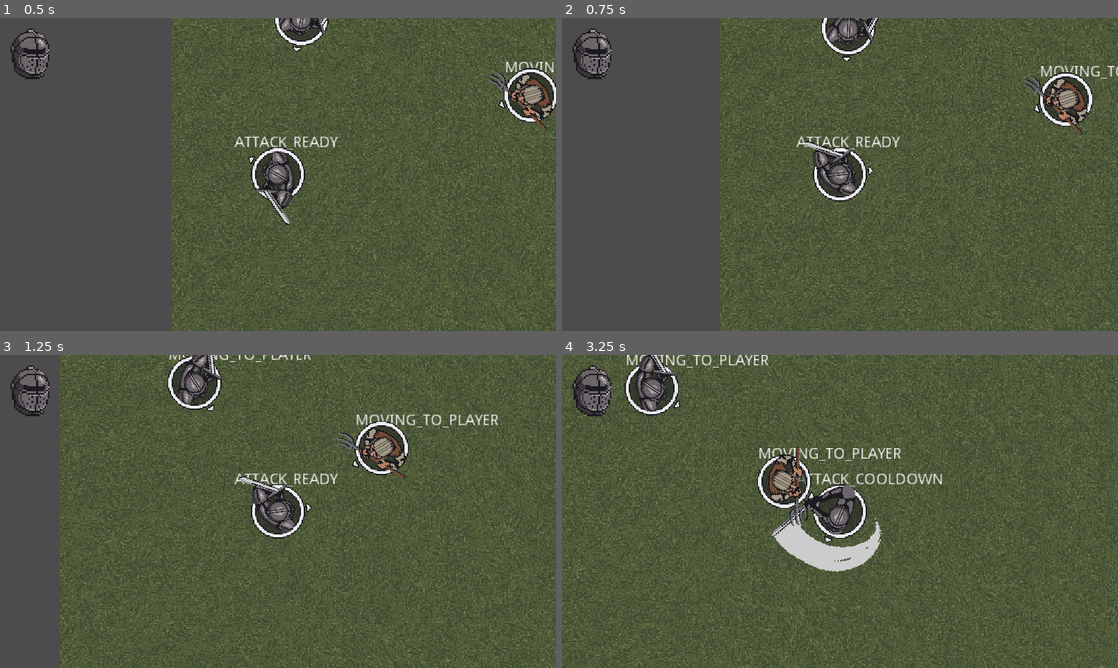
Above: before the commit, frames 1-4 (two rows, left to right).
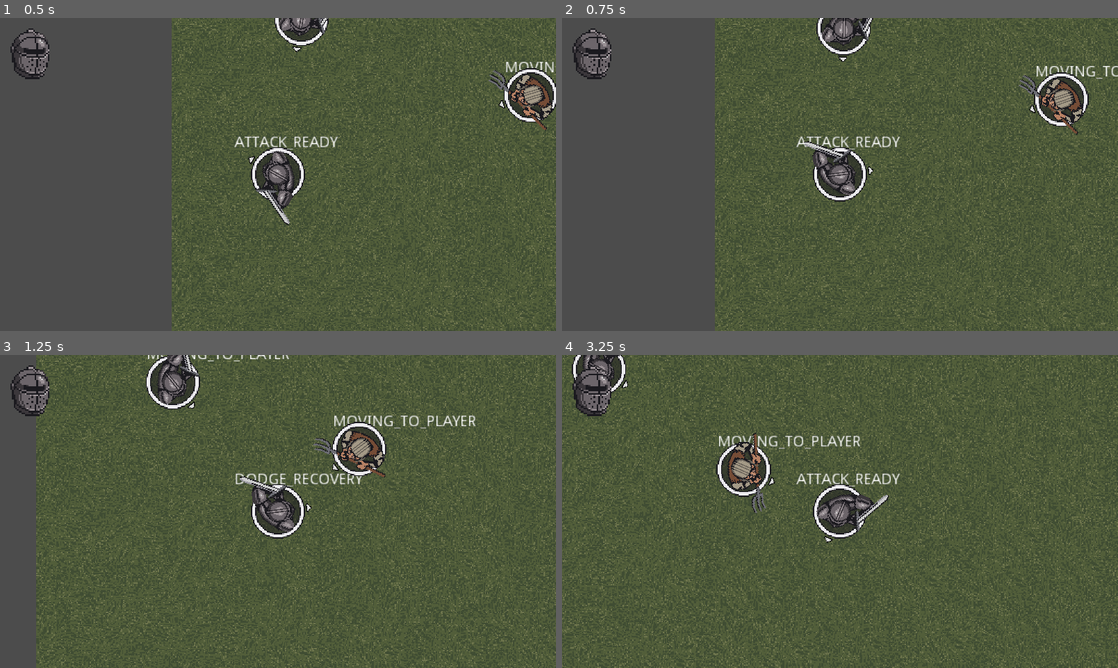
Above: after the commit, the same moments.

Repository: BGuerrero825/Slasher
Game: Godot game, scene res://Base.tscn
Same seed, same stepped clock (60 frames per second), same inputs: the game is played once before the commit and once after it.
Inputs (mouse positions are in pixels of both pictures, inside the frame that each line leads up to):
- Up to frame 1 (0.5 s): no input
- Up to frame 2 (0.75 s): move the mouse to (962, 158) at 0.52 s; hold D (move_right) from 0.53 s (still down); tap 5 (5) at 0.6 s
- Up to frame 3 (1.25 s): keep holding D (move_right); tap Space (dodge) at 0.8 s
- Up to frame 4 (3.25 s): move the mouse to (728, 527) at 1.27 s; release D (move_right) at 1.28 s; hold S (move_down) 1.28-2.03 s; tap Space (dodge) at 1.35, 2.3 s; tap 5 (5) at 1.55, 2.1, 3.05 s; move the mouse to (895, 442) at 2.02 s; hold D (move_right) 2.03-2.78 s; move the mouse to (812, 574) at 2.77 s; hold Up (move_up) from 2.78 s (still down); click (812, 574) at 2.85 s

Frame 1 is identical in both runs. In frame 2, 12% of the frame differs, in the area x 27-100%, y 0-100%; in frame 3, 18%; in frame 4, 21%, in the area x 0-100%, y 0-100%.

Commit message:
anim and gameplay values update

Diff:
--- a/code/player.gd
+++ b/code/player.gd
@@ -4,18 +4,18 @@
 export var player_health = 40
 
 #movement constants
-export var MAX_SPEED := 115.0
-export var ACCELERATION := 600.0
-export var FRICTION := 450.0
-
-export var LIGHT_ATTACK_COOLDOWN_TIME := .5
+export var MAX_SPEED := 150.0
+export var ACCELERATION := 800.0
+export var FRICTION := 550.0
+
+export var LIGHT_ATTACK_COOLDOWN_TIME := .55
 export var HEAVY_ATTACK_COOLDOWN_TIME := 1.0
 export var PARRY_COOLDOWN_TIME := .4
 
 export var PARRY_INVINCIBILITY_TIME := .8
 
-export var LIGHT_ATTACK_WINDOW := .8
-export var HEAVY_ATTACK_WINDOW := .5
+export var LIGHT_ATTACK_WINDOW := .4
+export var HEAVY_ATTACK_WINDOW := 1
 
 export var LIGHT_ATTACK_DMG := 1
 export var HEAVY_ATTACK_DMG := 2
@@ -23,12 +23,12 @@
 export var KNOCKBACK_TIME := 0.1  # total time spent in knockback
 export var KNOCKBACK_STRENGTH := 40.0  # knockback strength
 
-export var DODGE_TIMER = 0.15
-export var DODGE_COOLDOWN_TIME := 1.0
-export var DODGE_IMPULSE := 400
+export var DODGE_TIMER = 0.2
+export var DODGE_COOLDOWN_TIME := 0.50
+export var DODGE_IMPULSE := 375
 
 enum {ATTACK_READY, LIGHT_WINDUP, HEAVY_WINDUP, LIGHT_ATTACKING,
-		HEAVY_ATTACKING, ATTACK_COOLDOWN, PARRY, KNOCKBACK, DODGE}
+		HEAVY_ATTACKING, ATTACK_COOLDOWN, PARRY, KNOCKBACK, DODGE, DODGE_RECOVERY}
 
 var current_state := ATTACK_READY
 
@@ -38,6 +38,7 @@
 var current_damage := 0.0
 var last_dmg_source = self
 
+var input_vector := Vector2.ZERO
 var velocity := Vector2.ZERO
 var mouse_angle := 0.0
 var movement_allowed := true
@@ -116,13 +117,15 @@
 			$debug_state.text = 'DODGE'
 			animation.play("Dodge")
 			if dodge_allowed:
-				velocity = velocity.normalized() * DODGE_IMPULSE
-
+				velocity = input_vector.normalized() * DODGE_IMPULSE
 			movement_allowed = false
 			dodge_allowed = false
 			invincible = true
 			if not $dodge_timer.time_left > 0:
 				$dodge_timer.start(DODGE_TIMER)
+
+		DODGE_RECOVERY:
+			$debug_state.text = 'DODGE_RECOVERY'
 			if not $dodge_cooldown_timer.time_left > 0:
 				$dodge_cooldown_timer.start(DODGE_COOLDOWN_TIME)
 
@@ -139,7 +142,7 @@
 	# MOVEMENT CODE
 	#set input vector based on input strength from x axis (a/d) and y axis (w/s)
 	if movement_allowed:
-		var input_vector = Vector2.ZERO
+		input_vector = Vector2.ZERO
 		input_vector.x = Input.get_action_strength("move_right") - Input.get_action_strength("move_left")
 		input_vector.y = Input.get_action_strength("move_down") - Input.get_action_strength("move_up")
 		input_vector = input_vector.normalized()
@@ -208,7 +211,7 @@
 
 
 func _on_dodge_timer_timeout():
-	current_state = ATTACK_READY
+	current_state = DODGE_RECOVERY
 	movement_allowed = true
 	invincible = false
 	velocity = Vector2(0.0, 0.0)
@@ -216,3 +219,4 @@
 
 func _on_dodge_cooldown_timer_timeout():
 	dodge_allowed = true
+	current_state = ATTACK_READY
--- a/objects/knight.tscn
+++ b/objects/knight.tscn
@@ -5,3 +5,6 @@
 
 [node name="knight" instance=ExtResource( 2 )]
 script = ExtResource( 1 )
+
+[node name="character" parent="center" index="1"]
+vframes = 6
--- a/objects/npc.tscn
+++ b/objects/npc.tscn
@@ -15,7 +15,7 @@
 [sub_resource type="CircleShape2D" id=3]
 
 [sub_resource type="Animation" id=4]
-length = 0.9
+length = 1.2
 step = 0.05
 tracks/0/type = "value"
 tracks/0/path = NodePath("center/character:frame")
@@ -24,10 +24,10 @@
 tracks/0/imported = false
 tracks/0/enabled = true
 tracks/0/keys = {
-"times": PoolRealArray( 0, 0.1, 0.25, 0.35, 0.45, 0.55, 0.7, 0.8, 0.9 ),
-"transitions": PoolRealArray( 1, 1, 1, 1, 1, 1, 1, 1, 1 ),
+"times": PoolRealArray( 0, 0.1, 0.2, 0.4, 0.5, 0.6, 0.7, 0.8, 0.9, 1, 1.1, 1.2 ),
+"transitions": PoolRealArray( 1, 1, 1, 1, 1, 1, 1, 1, 1, 1, 1, 1 ),
 "update": 1,
-"values": [ 0, 1, 2, 3, 4, 5, 3, 2, 0 ]
+"values": [ 10, 11, 30, 31, 32, 33, 34, 35, 36, 37, 38, 0 ]
 }
 tracks/1/type = "value"
 tracks/1/path = NodePath("center/hitbox/CollisionShape2D:disabled")
@@ -36,7 +36,7 @@
 tracks/1/imported = false
 tracks/1/enabled = true
 tracks/1/keys = {
-"times": PoolRealArray( 0, 0.55, 0.7 ),
+"times": PoolRealArray( 0, 0.5, 0.65 ),
 "transitions": PoolRealArray( 1, 1, 1 ),
 "update": 1,
 "values": [ true, false, true ]
--- a/objects/peasant.gd
+++ b/objects/peasant.gd
@@ -14,7 +14,7 @@
 	match current_state:
 		ATTACKING:
 			$debug_state.text = "ATTACKING"
-			$AnimationPlayer.play("Heavy")
+			$AnimationPlayer2.play("Heavy")
 
 			if not $timers/cooldown_timer.time_left > 0:
 				$timers/cooldown_timer.start(ATTACK_COOLDOWN_TIME)
--- a/objects/peasant.tscn
+++ b/objects/peasant.tscn
@@ -6,6 +6,25 @@
 
 [sub_resource type="RectangleShape2D" id=1]
 extents = Vector2( 16, 7.02133 )
+
+[sub_resource type="Animation" id=2]
+resource_name = "Heavy"
+step = 0.05
+tracks/0/type = "value"
+tracks/0/path = NodePath("center/character:frame")
+tracks/0/interp = 1
+tracks/0/loop_wrap = true
+tracks/0/imported = false
+tracks/0/enabled = true
+tracks/0/keys = {
+"times": PoolRealArray( 0, 0.1, 0.25, 0.5, 0.75, 0.85, 1 ),
+"transitions": PoolRealArray( 1, 1, 1, 1, 1, 1, 1 ),
+"update": 1,
+"values": [ 2, 3, 4, 5, 3, 4, 0 ]
+}
+
+[sub_resource type="Animation" id=3]
+resource_name = "Walk"
 
 [node name="peasant" instance=ExtResource( 1 )]
 script = ExtResource( 2 )
@@ -17,3 +36,7 @@
 
 [node name="CollisionShape2D" parent="center/hitbox" index="0"]
 shape = SubResource( 1 )
+
+[node name="AnimationPlayer2" type="AnimationPlayer" parent="." index="6"]
+anims/Heavy = SubResource( 2 )
+anims/Walk = SubResource( 3 )
--- a/objects/player.tscn
+++ b/objects/player.tscn
@@ -17,22 +17,22 @@
 [sub_resource type="CircleShape2D" id=3]
 
 [sub_resource type="Animation" id=4]
-step = 0.05
-tracks/0/type = "value"
-tracks/0/path = NodePath("center/character:frame")
-tracks/0/interp = 1
-tracks/0/loop_wrap = true
-tracks/0/imported = false
-tracks/0/enabled = true
-tracks/0/keys = {
-"times": PoolRealArray( 0, 0.35 ),
-"transitions": PoolRealArray( 1, 1 ),
-"update": 1,
-"values": [ 8, 0 ]
+length = 0.5
+step = 0.05
+tracks/0/type = "value"
+tracks/0/path = NodePath("center/character:frame")
+tracks/0/interp = 1
+tracks/0/loop_wrap = true
+tracks/0/imported = false
+tracks/0/enabled = true
+tracks/0/keys = {
+"times": PoolRealArray( 0, 0.25, 0.4 ),
+"transitions": PoolRealArray( 1, 1, 1 ),
+"update": 1,
+"values": [ 40, 41, 0 ]
 }
 
 [sub_resource type="Animation" id=5]
-length = 0.8
 step = 0.05
 tracks/0/type = "value"
 tracks/0/path = NodePath("center/hitbox/CollisionShape2D:disabled")
@@ -53,14 +53,15 @@
 tracks/1/imported = false
 tracks/1/enabled = true
 tracks/1/keys = {
-"times": PoolRealArray( 0, 0.2, 0.4, 0.6, 0.8 ),
-"transitions": PoolRealArray( 1, 1, 1, 1, 1 ),
-"update": 1,
-"values": [ 5, 6, 6, 7, 0 ]
+"times": PoolRealArray( 0, 0.2, 0.3, 0.4, 0.5, 0.6, 0.7, 0.8, 0.9, 1 ),
+"transitions": PoolRealArray( 1, 1, 1, 1, 1, 1, 1, 1, 1, 1 ),
+"update": 1,
+"values": [ 30, 31, 32, 33, 34, 35, 36, 37, 38, 0 ]
 }
 
 [sub_resource type="Animation" id=6]
 loop = true
+step = 0.05
 tracks/0/type = "value"
 tracks/0/path = NodePath("center/character:frame")
 tracks/0/interp = 1
@@ -87,19 +88,19 @@
 }
 
 [sub_resource type="Animation" id=7]
-length = 0.4
-step = 0.05
-tracks/0/type = "value"
-tracks/0/path = NodePath("center/character:frame")
-tracks/0/interp = 1
-tracks/0/loop_wrap = true
-tracks/0/imported = false
-tracks/0/enabled = true
-tracks/0/keys = {
-"times": PoolRealArray( 0.05, 0.15, 0.3, 0.4 ),
-"transitions": PoolRealArray( 1, 1, 1, 1 ),
-"update": 1,
-"values": [ 3, 3, 8, 0 ]
+length = 0.6
+step = 0.05
+tracks/0/type = "value"
+tracks/0/path = NodePath("center/character:frame")
+tracks/0/interp = 1
+tracks/0/loop_wrap = true
+tracks/0/imported = false
+tracks/0/enabled = true
+tracks/0/keys = {
+"times": PoolRealArray( 0, 0.05, 0.15, 0.25, 0.35, 0.45, 0.55 ),
+"transitions": PoolRealArray( 1, 1, 1, 1, 1, 1, 1 ),
+"update": 1,
+"values": [ 20, 21, 22, 23, 24, 25, 0 ]
 }
 tracks/1/type = "value"
 tracks/1/path = NodePath("center/hitbox/CollisionShape2D:disabled")
@@ -126,7 +127,7 @@
 "times": PoolRealArray( 0, 0.4 ),
 "transitions": PoolRealArray( 1, 1 ),
 "update": 1,
-"values": [ 7, 0 ]
+"values": [ 5, 0 ]
 }
 tracks/1/type = "value"
 tracks/1/path = NodePath("center/blockbox/CollisionShape2D:disabled")
@@ -142,6 +143,21 @@
 }
 
 [sub_resource type="Animation" id=9]
+step = 0.05
+tracks/0/type = "value"
+tracks/0/path = NodePath("center/character:frame")
+tracks/0/interp = 1
+tracks/0/loop_wrap = true
+tracks/0/imported = false
+tracks/0/enabled = true
+tracks/0/keys = {
+"times": PoolRealArray( 0, 0.2 ),
+"transitions": PoolRealArray( 1, 1 ),
+"update": 1,
+"values": [ 10, 11 ]
+}
+
+[sub_resource type="Animation" id=10]
 tracks/0/type = "value"
 tracks/0/path = NodePath("center/character:frame")
 tracks/0/interp = 1
@@ -152,21 +168,7 @@
 "times": PoolRealArray( 0 ),
 "transitions": PoolRealArray( 1 ),
 "update": 1,
-"values": [ 2 ]
-}
-
-[sub_resource type="Animation" id=10]
-tracks/0/type = "value"
-tracks/0/path = NodePath("center/character:frame")
-tracks/0/interp = 1
-tracks/0/loop_wrap = true
-tracks/0/imported = false
-tracks/0/enabled = true
-tracks/0/keys = {
-"times": PoolRealArray( 0 ),
-"transitions": PoolRealArray( 1 ),
-"update": 1,
-"values": [ 4 ]
+"values": [ 12 ]
 }
 
 [node name="player" type="KinematicBody2D"]
@@ -194,8 +196,9 @@
 rotation = 1.5708
 z_index = 1
 texture = ExtResource( 1 )
+vframes = 6
 hframes = 10
-frame = 3
+frame = 11
 
 [node name="hitbox" type="Area2D" parent="center"]
 collision_layer = 2
Binary file changed: art/knight.ase
Binary file changed: art/knight.png
Not shown: 1 places in objects/peasant.tscn that only renumber resources
